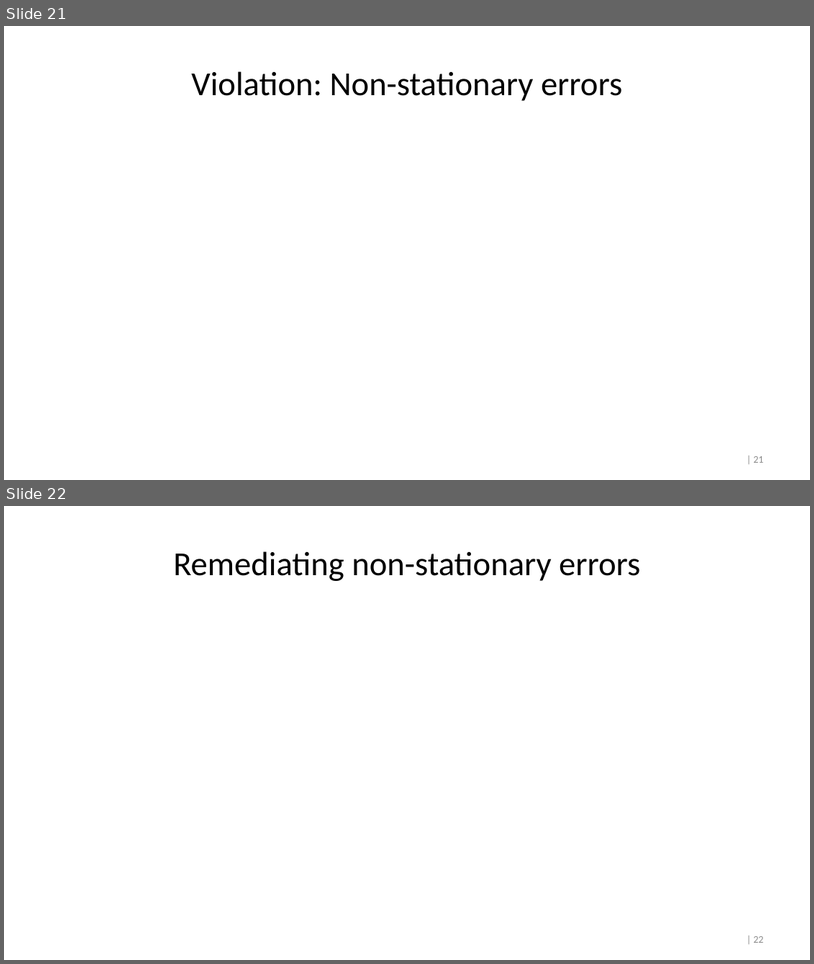
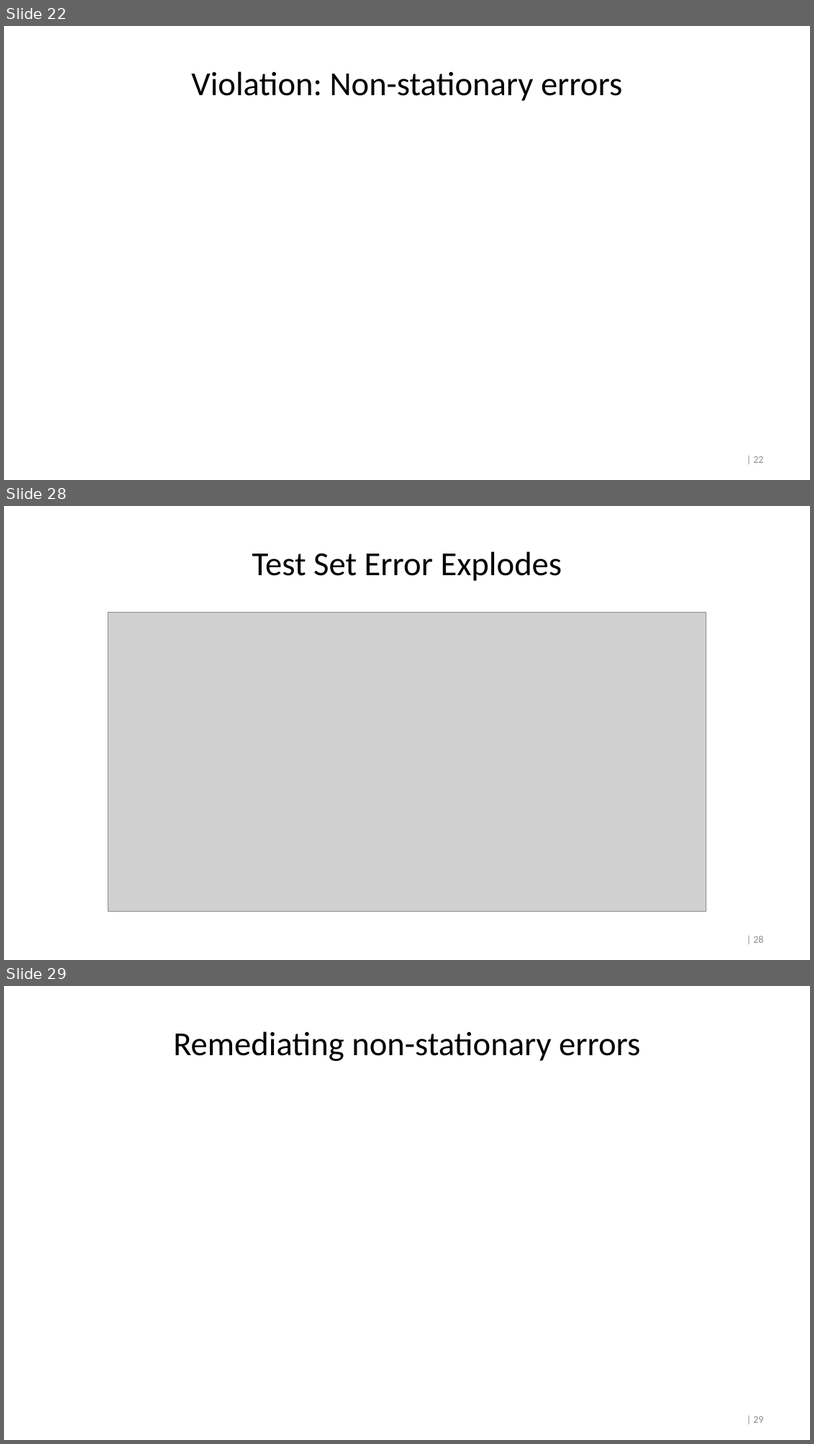
Before and after one commit to crossxwill/Northwestern_MSIA_2022, a slide deck: time_series_regression.pptx. Shown one above the other, each under a label of ours: slides 21 and 22 before the commit, slides 22, 28 and 29 after it; the slides between them are not shown. The pictures are 814x964 and 814x1444 pixels, drawn with LibreOffice and Linux fonts; fonts in the diff are those of the drawing; grey boxes stand for pictures. Boxes give left, top, right and bottom in pixels: in the first picture for what was removed or moved away, otherwise in the second. Text is boxed around its words. In the diff, an @@ line names an element or a change of style, - is before the commit and + after.

Commit message:
enhancements
added equation for test set RMSE. added slides for non-stationary time series.

```diff
--- a/time_series_regression.pptx
+++ b/time_series_regression.pptx
@@ slide 28 added at bbox=[4, 506, 810, 960], background #FFFFFF; not listed: 1 template element that a slide beside it also shows @@
@@ title added at bbox=[252, 551, 563, 581], 40 pt, text #000000 @@
+Test Set Error Explodes
@@ picture added at bbox=[108, 612, 706, 911] @@
@@ what was slide 21 is now slide 22 @@
@@ page number at bbox=[754, 456, 764, 462]: text changed @@
-| 21
+| 22
@@ what was slide 22 is now slide 29 @@
@@ page number at bbox=[754, 1416, 764, 1422]: text changed @@
-| 22
+| 29
```
Also in this commit, not shown: 2 slides changed, 6 other slides added, 1 other file.
